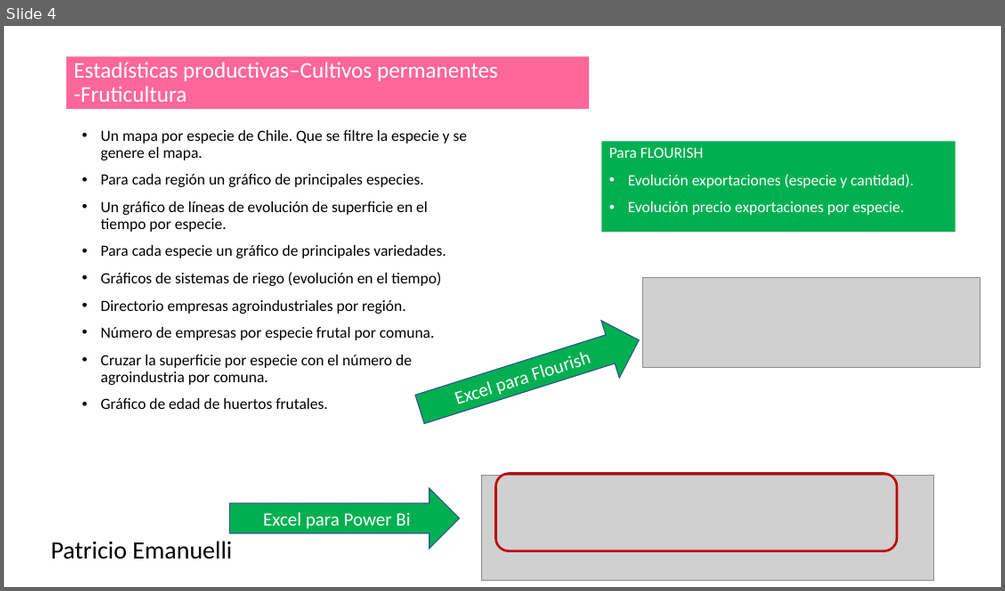
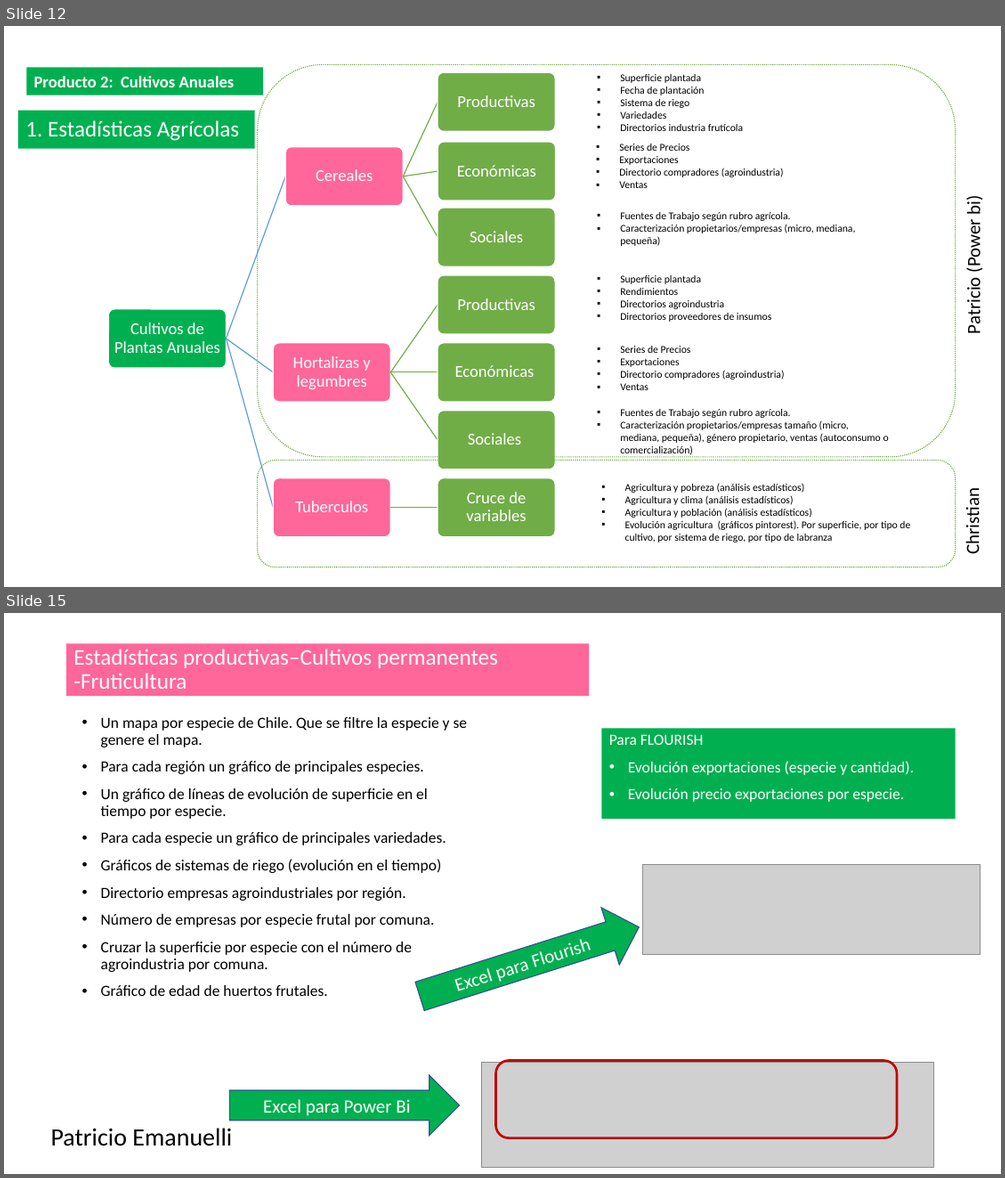
Before and after one commit to Sud-Austral/DATA-AGRO, a slide deck: Repositorio Agricultura/Para power bi/Chile/Agricola/Power Bi (variables a mostrar).pptx. Shown one above the other, each under a label of ours: slide 4 before the commit, slides 12 and 15 after it; the slides between them are not shown. The pictures are 1005x591 and 1005x1178 pixels, drawn with LibreOffice and Linux fonts; fonts in the diff are those of the drawing; grey boxes stand for pictures. Boxes give left, top, right and bottom in pixels: in the first picture for what was removed or moved away, otherwise in the second. Text is boxed around its words. In the diff, an @@ line names an element or a change of style, - is before the commit and + after.

```diff
--- a/Repositorio Agricultura/Para power bi/Chile/Agricola/Power Bi (variables a mostrar).pptx
+++ b/Repositorio Agricultura/Para power bi/Chile/Agricola/Power Bi (variables a mostrar).pptx
@@ slide 12 added at bbox=[4, 26, 1001, 587], background #FFFFFF @@
@@ rectangle added at bbox=[26, 67, 264, 95], fill #00B050, 16 pt, text #FFFFFF, bold @@
+Producto 2: Cultivos Anuales
@@ rounded rectangle added at bbox=[258, 65, 955, 457], outline #70AD47 1 pt dashed @@
@@ text added at bbox=[620, 74, 743, 131], 10 pt, text #000000 @@
+▪ Superficie plantada
+▪ Fecha de plantación
+▪ Sistema de riego
+▪ Variedades
+▪ Directorios industria frutícola
@@ title added at bbox=[18, 111, 255, 149], fill #00B050, 21.6 pt, text #FFFFFF @@
+1. Estadísticas Agrícolas
@@ text added at bbox=[619, 143, 784, 188], 10 pt, text #000000 @@
+▪ Series de Precios
+▪ Exportaciones
+▪ Directorio compradores (agroindustria)
+▪ Ventas
@@ text added at bbox=[620, 212, 855, 246], 10 pt, text #000000 @@
+▪ Fuentes de Trabajo según rubro agrícola.
+▪ Caracterización propietarios/empresas (micro, mediana, pequeña)
@@ text added at bbox=[963, 197, 986, 332], 18 pt, text #000000 @@
+Patricio (Power bi)
@@ text added at bbox=[620, 275, 771, 321], 10 pt, text #000000 @@
+▪ Superficie plantada
+▪ Rendimientos
+▪ Directorios agroindustria
+▪ Directorios proveedores de insumos
@@ text added at bbox=[620, 346, 785, 390], 10 pt, text #000000 @@
+▪ Series de Precios
+▪ Exportaciones
+▪ Directorio compradores (agroindustria)
+▪ Ventas
@@ text added at bbox=[620, 409, 889, 455], 10 pt, text #000000 @@
+▪ Fuentes de Trabajo según rubro agrícola.
+▪ Caracterización propietarios/empresas tamaño (micro, mediana, pequeña), género propietario, ventas (autoconsumo o comercialización)
@@ rounded rectangle added at bbox=[258, 459, 955, 566], outline #70AD47 1 pt dashed @@
@@ group added at bbox=[109, 72, 555, 537]: 11 rounded rectangles, 11 texts, 10 freeform shapes @@
+Cultivos de Plantas Anuales
+Cereales
+Productivas
+Económicas
+Sociales
+Hortalizas y legumbres
+Productivas
+Económicas
+Sociales
+Tuberculos
+Cruce de variables
@@ text added at bbox=[625, 483, 910, 542], 10 pt, text #000000 @@
+▪ Agricultura y pobreza (análisis estadísticos)
+▪ Agricultura y clima (análisis estadísticos)
+▪ Agricultura y población (análisis estadísticos)
+▪ Evolución agricultura (gráficos pintorest). Por superficie, por tipo de cultivo, por sistema de riego, por tipo de labranza
@@ text added at bbox=[961, 494, 984, 553], 18 pt, text #000000 @@
+Christian
@@ what was slide 4 is now slide 15 @@
```
Also in this commit, not shown: 3 slides changed, 10 other slides added, 32 other files.
